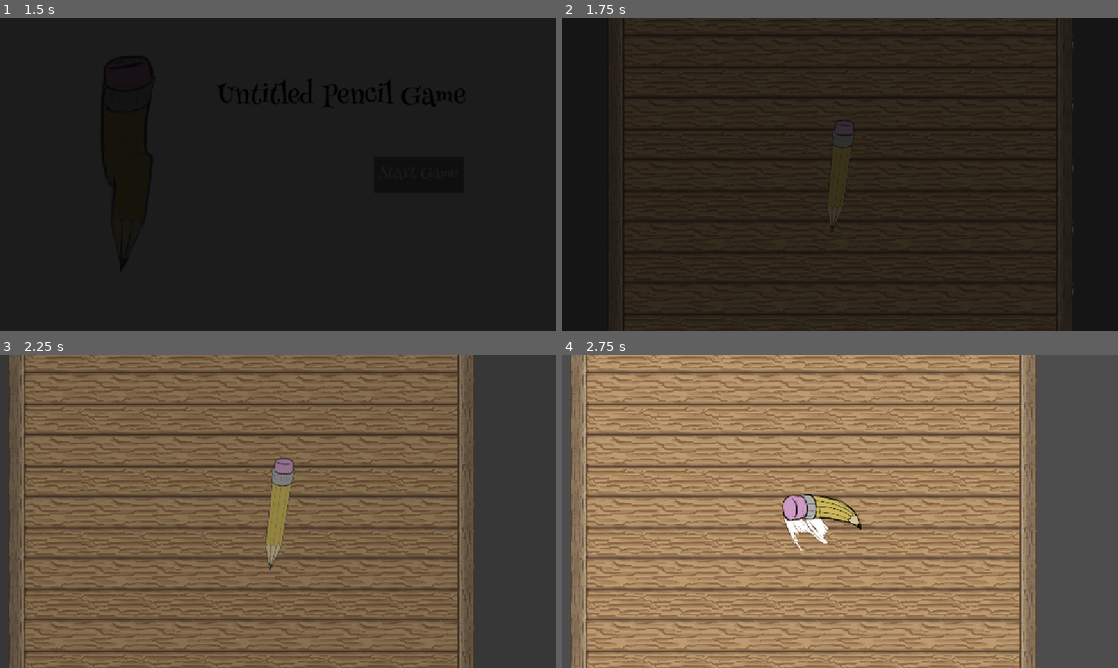
Above: before the commit, frames 1-4 (two rows, left to right).
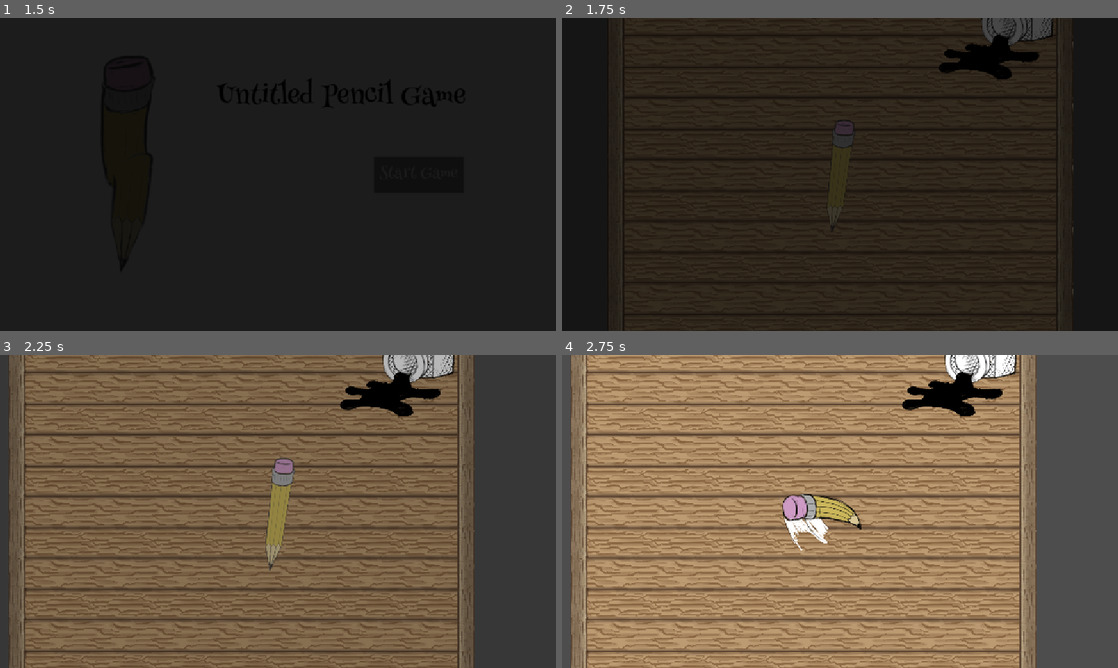
Above: after the commit, the same moments.

Repository: mauro-napsuciale/godot-wild-jam-78
Game: Godot game, scene res://scenes/main.tscn
Two runs of this game, one before a commit and one after it. Both use one fixed random seed, a clock stepped at 60 frames per second and the inputs below.
Inputs:
- Up to frame 1 (1.5 s): click "Start Game" at 0.5 s; click "Start Game" at 1.25 s
- Up to frame 2 (1.75 s): no input
- Up to frame 3 (2.25 s): hold D (move_right) from 2.03 s (still down); tap Space (attack) at 2.1 s
- Up to frame 4 (2.75 s): keep holding D (move_right)

Frame 1 is identical in both runs. In frame 2, 1.8% of the frame differs, in the area x 67-89%, y 0-20%; in frame 3, 2.1%; in frame 4, 2.1%, in the area x 61-82%, y 0-20%.

Commit message:
Curve-based wave/difficultysettings utility set. New assets, singletons for bus-signalling and general rework of previously implemented scenes and scripts

Diff:
--- a/project.godot
+++ b/project.godot
@@ -13,11 +13,12 @@
 config/name="GodotWildJam78"
 config/version="0.0.1"
 run/main_scene="res://scenes/main.tscn"
-config/features=PackedStringArray("4.3", "GL Compatibility")
+config/features=PackedStringArray("4.4", "GL Compatibility")
 config/icon="res://icon.svg"
 
 [autoload]
 
+SignalBus="*res://singletons/signal_bus.gd"
 Utils="*res://singletons/utils.gd"
 AudioManager="*res://singletons/audio_manager.tscn"
 SceneTransition="*res://singletons/scene_transition.tscn"
@@ -27,6 +28,11 @@
 window/size/resizable=false
 window/stretch/mode="canvas_items"
 window/stretch/aspect="keep_width"
+
+[global_group]
+
+enemies=""
+targets="Set of nodes to be targeted by nodes in the \"enemies\" group"
 
 [input]
 
--- a/resources/table_tileset.tres
+++ b/resources/table_tileset.tres
@@ -1,6 +1,6 @@
 [gd_resource type="TileSet" load_steps=3 format=3 uid="uid://ifme4rcnndbc"]
 
-[ext_resource type="Texture2D" uid="uid://c7gl0vauc437m" path="res://assets/img/table_tileset.png" id="1_h8l7e"]
+[ext_resource type="Texture2D" uid="uid://c7gl0vauc437m" path="res://assets/img/tileset_table.png" id="1_h8l7e"]
 
 [sub_resource type="TileSetAtlasSource" id="TileSetAtlasSource_eq2jq"]
 texture = ExtResource("1_h8l7e")
--- /dev/null
+++ b/scenes/characters/enemy.gd
@@ -0,0 +1,68 @@
+extends CharacterBody2D
+
+enum LETTER_CASE {
+	LOWERCASE,
+	UPPERCASE
+}
+
+enum STATE {
+	IDLE,
+	MOVING
+}
+
+@export_range(1.0, 10.0) var move_speed: float = 5.0
+@export_range(5.0, 15.0) var accel_pwr: float = 5.0
+@onready var _label: Label = $Label
+var enemy_letter_case: LETTER_CASE
+
+var _alphabet: PackedStringArray = [
+	"a", "b", "c", "d", "e", "f", "g", "h", "i", "j", "k", "l", "m",
+	"n", "o", "p", "q", "r", "s", "t", "u", "v", "w", "x", "y", "z",
+	"A", "B", "C", "D", "E", "F", "G", "H", "I", "J", "K", "L", "M",
+	"N", "O", "P", "Q", "R", "S", "T", "U", "V", "W", "X", "Y", "Z"
+]
+var _current_state: STATE = STATE.IDLE
+var _target_ref: Node2D
+
+func _ready() -> void:
+	var rand_index: int = randi() % _alphabet.size()
+	_label.text = _alphabet[rand_index]
+	enemy_letter_case = _resolve_letter_case(_alphabet[rand_index])
+	match enemy_letter_case:
+		LETTER_CASE.LOWERCASE:
+			self.accel_pwr *= randf_range(1.0, 1.25)
+		LETTER_CASE.UPPERCASE:
+			self.accel_pwr *= randf_range(1.0, 1.15)
+
+func _process(_delta: float) -> void:
+	if _target_ref == null:
+		_current_state = STATE.IDLE
+		return
+	_current_state = STATE.MOVING
+
+func _physics_process(delta: float) -> void:
+	match(_current_state):
+		STATE.IDLE:
+			_handle_idle_state(delta)
+		STATE.MOVING:
+			_handle_move_state(delta)
+	move_and_slide()
+
+func _handle_idle_state(delta: float):
+	while self.velocity.length() > 0:
+		self.velocity = self.velocity.move_toward(Vector2.ZERO, move_speed * delta * Engine.time_scale)
+	if _target_ref != null:
+		return
+	var available_targets = get_tree().get_nodes_in_group("targets")
+	if available_targets.size() == 0:
+		return
+	_target_ref = available_targets[randi() % available_targets.size()]
+
+func _handle_move_state(delta: float):
+	var direction: Vector2 = (_target_ref.global_position - self.global_position).normalized()
+	self.velocity = direction * pow(move_speed, accel_pwr) * delta * Engine.time_scale
+
+func _resolve_letter_case(letter: String) -> LETTER_CASE:
+	if letter >= "A" and letter <= "Z":
+		return LETTER_CASE.UPPERCASE
+	return LETTER_CASE.LOWERCASE
--- /dev/null
+++ b/scenes/characters/enemy.tscn
@@ -0,0 +1,28 @@
+[gd_scene load_steps=4 format=3 uid="uid://bd12tbhhnsjih"]
+
+[ext_resource type="Script" uid="uid://b8ayh6p032fbg" path="res://scenes/characters/enemy.gd" id="1_6biui"]
+[ext_resource type="Theme" uid="uid://dg7n3e8g2eygt" path="res://resources/default_theme.tres" id="1_25olp"]
+
+[sub_resource type="CircleShape2D" id="CircleShape2D_x6408"]
+radius = 64.0
+
+[node name="Enemy" type="CharacterBody2D" groups=["enemies"]]
+motion_mode = 1
+wall_min_slide_angle = 0.0
+script = ExtResource("1_6biui")
+
+[node name="CollisionShape2D" type="CollisionShape2D" parent="."]
+shape = SubResource("CircleShape2D_x6408")
+
+[node name="Label" type="Label" parent="."]
+offset_left = -65.0
+offset_top = -213.0
+offset_right = 64.0
+offset_bottom = 242.0
+theme = ExtResource("1_25olp")
+theme_override_constants/outline_size = 24
+theme_override_font_sizes/font_size = 256
+text = "o"
+horizontal_alignment = 1
+vertical_alignment = 1
+justification_flags = 0
--- a/scenes/characters/player.gd
+++ b/scenes/characters/player.gd
@@ -20,6 +20,9 @@
 func _input(event: InputEvent) -> void:
 	if event.is_action_released("attack"):
 		_current_state = STATE.ATTACK
+
+func _ready() -> void:
+	Utils.player_node_ref = self
 
 func _process(_delta: float) -> void:
 	_input_vector = _get_move_vector()
--- a/scenes/characters/player.tscn
+++ b/scenes/characters/player.tscn
@@ -1,9 +1,9 @@
 [gd_scene load_steps=11 format=3 uid="uid://dswihecyle341"]
 
-[ext_resource type="Script" path="res://scenes/characters/player.gd" id="1_furah"]
-[ext_resource type="Texture2D" uid="uid://owpn6oipfefw" path="res://assets/img/idle.png" id="1_kwrdv"]
-[ext_resource type="Texture2D" uid="uid://bnivdl466j81j" path="res://assets/img/dash.png" id="2_fwcgw"]
-[ext_resource type="Texture2D" uid="uid://c8nqudir6ylc5" path="res://assets/img/attack.png" id="3_s3w36"]
+[ext_resource type="Script" uid="uid://driniibxfofkf" path="res://scenes/characters/player.gd" id="1_furah"]
+[ext_resource type="Texture2D" uid="uid://owpn6oipfefw" path="res://assets/img/ss_player_idle.png" id="1_kwrdv"]
+[ext_resource type="Texture2D" uid="uid://bnivdl466j81j" path="res://assets/img/ss_player_dash.png" id="2_fwcgw"]
+[ext_resource type="Texture2D" uid="uid://c8nqudir6ylc5" path="res://assets/img/ss_player_attack.png" id="3_s3w36"]
 
 [sub_resource type="CapsuleShape2D" id="CapsuleShape2D_kysy1"]
 radius = 36.0
@@ -221,10 +221,10 @@
 
 [sub_resource type="AnimationLibrary" id="AnimationLibrary_0t58r"]
 _data = {
-"RESET": SubResource("Animation_aotpp"),
-"attack": SubResource("Animation_j5rp3"),
-"dash": SubResource("Animation_8dxjx"),
-"idle": SubResource("Animation_f3nbe")
+&"RESET": SubResource("Animation_aotpp"),
+&"attack": SubResource("Animation_j5rp3"),
+&"dash": SubResource("Animation_8dxjx"),
+&"idle": SubResource("Animation_f3nbe")
 }
 
 [node name="Player" type="CharacterBody2D"]
@@ -244,6 +244,6 @@
 
 [node name="AnimationPlayer" type="AnimationPlayer" parent="."]
 libraries = {
-"": SubResource("AnimationLibrary_0t58r")
+&"": SubResource("AnimationLibrary_0t58r")
 }
 autoplay = "idle"
--- /dev/null
+++ b/scenes/levels/level_config.gd
@@ -0,0 +1,19 @@
+extends Node
+
+@export_group("Wave config")
+@export var current_wave: int
+@export var total_waves: int
+@export_group("Behavior curves")
+@export_subgroup("Spawn behaviors")
+@export var spawn_rate_curve: Curve
+@export var spawn_amount_curve: Curve
+@export_subgroup("Duration behaviors")
+@export var wave_rest_time: Curve
+
+func _unhandled_input(event: InputEvent) -> void:
+	if Input.is_action_just_released("ui_cancel") != true:
+		return
+	_start_level()
+
+func _start_level():
+	SignalBus.on_wave_start.emit()
--- a/scenes/levels/tutorial.tscn
+++ b/scenes/levels/tutorial.tscn
@@ -1,10 +1,31 @@
-[gd_scene load_steps=4 format=4 uid="uid://d0byhtsapxbh0"]
+[gd_scene load_steps=9 format=4 uid="uid://d0byhtsapxbh0"]
 
+[ext_resource type="Script" uid="uid://cjm0jl15plrm5" path="res://scenes/levels/level_config.gd" id="1_1wklo"]
 [ext_resource type="PackedScene" uid="uid://dswihecyle341" path="res://scenes/characters/player.tscn" id="1_6l1v1"]
 [ext_resource type="PackedScene" uid="uid://nm81x7rn3k1b" path="res://scenes/cameras/player_camera.tscn" id="1_8w23q"]
 [ext_resource type="TileSet" uid="uid://ifme4rcnndbc" path="res://resources/table_tileset.tres" id="1_ep8pq"]
+[ext_resource type="PackedScene" uid="uid://cmvmye3fw78rw" path="res://scenes/spawners/enemy_spawner.tscn" id="4_t87u7"]
+
+[sub_resource type="Curve" id="Curve_1wklo"]
+_limits = [0.0, 1.0, 0.0, 5.0]
+_data = [Vector2(0, 1), 0.0, -0.2, 0, 1, Vector2(5, 0), -0.2, 0.0, 1, 0]
+point_count = 2
+
+[sub_resource type="Curve" id="Curve_7ac3l"]
+_data = [Vector2(0, 1), 0.0, 0.0, 0, 1, Vector2(1, 1), 0.0, 0.0, 1, 0]
+point_count = 2
+
+[sub_resource type="Curve" id="Curve_iig34"]
+_limits = [0.0, 1.0, 0.0, 30.0]
+_data = [Vector2(0, 0), 0.0, 0.0333333, 0, 1, Vector2(30, 1), 0.0333333, 0.0, 1, 0]
+point_count = 2
 
 [node name="Tutorial" type="Node2D"]
+script = ExtResource("1_1wklo")
+total_waves = 5
+spawn_rate_curve = SubResource("Curve_1wklo")
+spawn_amount_curve = SubResource("Curve_7ac3l")
+wave_rest_time = SubResource("Curve_iig34")
 
 [node name="Tilemap" type="Node2D" parent="."]
 
@@ -12,6 +33,10 @@
 tile_map_data = PackedByteArray("AAAAAP3/AQABAAEAAAAAAP7/AQABAAEAAAAAAP//AQABAAEAAAABAP3/AQABAAEAAAABAP7/AQABAAEAAAABAP …(944 unchanged characters)…
 tile_set = ExtResource("1_ep8pq")
 
+[node name="EnemySpawner" parent="Tilemap/TileMapLayer" node_paths=PackedStringArray("level_config") instance=ExtResource("4_t87u7")]
+position = Vector2(655, -633)
+level_config = NodePath("../../..")
+
 [node name="Player" parent="." instance=ExtResource("1_6l1v1")]
 
 [node name="PlayerCamera" parent="Player" instance=ExtResource("1_8w23q")]
--- a/scenes/menus/MainMenu.tscn
+++ b/scenes/menus/MainMenu.tscn
@@ -1,8 +1,8 @@
 [gd_scene load_steps=29 format=3 uid="uid://b3eumh70g18qi"]
 
 [ext_resource type="Theme" uid="uid://dg7n3e8g2eygt" path="res://resources/default_theme.tres" id="1_8peq8"]
-[ext_resource type="Script" path="res://scenes/menus/main_menu.gd" id="1_klnp4"]
-[ext_resource type="Texture2D" uid="uid://owpn6oipfefw" path="res://assets/img/idle.png" id="2_ls133"]
+[ext_resource type="Script" uid="uid://c757jnt6ycjdw" path="res://scenes/menus/main_menu.gd" id="1_klnp4"]
+[ext_resource type="Texture2D" uid="uid://owpn6oipfefw" path="res://assets/img/ss_player_idle.png" id="2_ls133"]
 
 [sub_resource type="AtlasTexture" id="AtlasTexture_8dy5o"]
 atlas = ExtResource("2_ls133")
--- /dev/null
+++ b/scenes/spawners/enemy_spawner.gd
@@ -0,0 +1,44 @@
+extends Node2D
+
+@export var enemy_scene: PackedScene
+@export var level_config: Node2D
+
+@onready var _animation_player: AnimationPlayer = $AnimationPlayer
+
+var _spawn_enabled: bool = false
+var _spawning: bool = false
+var _current_amount: int = 0
+var _current_wave: int = 0
+
+func _ready() -> void:
+	SignalBus.on_wave_start.connect(_on_wave_start)
+	SignalBus.on_wave_end.connect(_on_wave_end)
+
+func _process(delta: float) -> void:
+	if _spawn_enabled == false or _spawning == true:
+		return
+	_spawning = true
+	var to_wait = level_config.spawn_rate_curve.sample(float(_current_wave))
+	var timer = get_tree().create_timer(to_wait)
+	await timer.timeout
+	prints('waited', to_wait)
+	spawn_enemies()
+	_spawning = false
+
+func spawn_enemies():
+	if enemy_scene == null:
+		printerr("Enemy scene was not set for spawner " + self.name)
+		return
+	for enemy in _current_amount:
+		var new_enemy = enemy_scene.instantiate()
+		add_child(new_enemy)
+		new_enemy.global_position = self.global_position
+
+func _on_wave_start():
+	_current_wave = level_config.current_wave
+	_current_amount = floori(level_config.spawn_amount_curve.sample(level_config.current_wave))
+	_spawn_enabled = true
+	prints(_current_wave, _current_amount)
+
+func _on_wave_end():
+	_spawn_enabled = false
--- /dev/null
+++ b/scenes/spawners/enemy_spawner.tscn
@@ -0,0 +1,169 @@
+[gd_scene load_steps=8 format=3 uid="uid://cmvmye3fw78rw"]
+
+[ext_resource type="Script" uid="uid://bvymmayc16okf" path="res://scenes/spawners/enemy_spawner.gd" id="1_cl35m"]
+[ext_resource type="Texture2D" uid="uid://q5hss32bqceq" path="res://assets/img/tint_drop.png" id="1_kaoel"]
+[ext_resource type="PackedScene" uid="uid://bd12tbhhnsjih" path="res://scenes/characters/enemy.tscn" id="2_bt4t2"]
+
+[sub_resource type="Animation" id="Animation_73vjw"]
+length = 0.500004
+step = 0.0416667
+tracks/0/type = "value"
+tracks/0/imported = false
+tracks/0/enabled = true
+tracks/0/path = NodePath("Sprite2D:texture")
+tracks/0/interp = 1
+tracks/0/loop_wrap = true
+tracks/0/keys = {
+"times": PackedFloat32Array(0),
+"transitions": PackedFloat32Array(1),
+"update": 1,
+"values": [ExtResource("1_kaoel")]
+}
+tracks/1/type = "value"
+tracks/1/imported = false
+tracks/1/enabled = true
+tracks/1/path = NodePath("Sprite2D:scale")
+tracks/1/interp = 1
+tracks/1/loop_wrap = true
+tracks/1/keys = {
+"times": PackedFloat32Array(0),
+"transitions": PackedFloat32Array(1),
+"update": 0,
+"values": [Vector2(1, 1)]
+}
+tracks/2/type = "value"
+tracks/2/imported = false
+tracks/2/enabled = true
+tracks/2/path = NodePath("Sprite2D:position")
+tracks/2/interp = 1
+tracks/2/loop_wrap = true
+tracks/2/keys = {
+"times": PackedFloat32Array(0),
+"transitions": PackedFloat32Array(1),
+"update": 0,
+"values": [Vector2(0, 0)]
+}
+tracks/3/type = "value"
+tracks/3/imported = false
+tracks/3/enabled = true
+tracks/3/path = NodePath("Sprite2D:rotation")
+tracks/3/interp = 1
+tracks/3/loop_wrap = true
+tracks/3/keys = {
+"times": PackedFloat32Array(0),
+"transitions": PackedFloat32Array(1),
+"update": 0,
+"values": [0.0]
+}
+
+[sub_resource type="Animation" id="Animation_2g48g"]
+resource_name = "idle"
+tracks/0/type = "value"
+tracks/0/imported = false
+tracks/0/enabled = true
+tracks/0/path = NodePath("Sprite2D:texture")
+tracks/0/interp = 1
+tracks/0/loop_wrap = true
+tracks/0/keys = {
+"times": PackedFloat32Array(0),
+"transitions": PackedFloat32Array(1),
+"update": 1,
+"values": [ExtResource("1_kaoel")]
+}
+tracks/1/type = "value"
+tracks/1/imported = false
+tracks/1/enabled = true
+tracks/1/path = NodePath("Sprite2D:scale")
+tracks/1/interp = 1
+tracks/1/loop_wrap = true
+tracks/1/keys = {
+"times": PackedFloat32Array(0),
+"transitions": PackedFloat32Array(1),
+"update": 0,
+"values": [Vector2(1, 1)]
+}
+tracks/2/type = "value"
+tracks/2/imported = false
+tracks/2/enabled = true
+tracks/2/path = NodePath("Sprite2D:position")
+tracks/2/interp = 1
+tracks/2/loop_wrap = true
+tracks/2/keys = {
+"times": PackedFloat32Array(0),
+"transitions": PackedFloat32Array(1),
+"update": 0,
+"values": [Vector2(0, 0)]
+}
+tracks/3/type = "value"
+tracks/3/imported = false
+tracks/3/enabled = true
+tracks/3/path = NodePath("Sprite2D:rotation")
+tracks/3/interp = 1
+tracks/3/loop_wrap = true
+tracks/3/keys = {
+"times": PackedFloat32Array(0),
+"transitions": PackedFloat32Array(1),
+"update": 0,
+"values": [0.0]
+}
+
+[sub_resource type="Animation" id="Animation_5wl2u"]
+resource_name = "spawn"
+length = 1.00001
+step = 0.0833333
+tracks/0/type = "value"
+tracks/0/imported = false
+tracks/0/enabled = true
+tracks/0/path = NodePath("Sprite2D:position")
+tracks/0/interp = 1
+tracks/0/loop_wrap = true
+tracks/0/keys = {
+"times": PackedFloat32Array(0, 0.166667, 0.25, 0.333333, 1),
+"transitions": PackedFloat32Array(1, 1, 1, 1, 1),
+"update": 0,
+"values": [Vector2(0, 0), Vector2(0, 64), Vector2(0, 0), Vector2(0, -32), Vector2(0, 0)]
+}
+tracks/1/type = "value"
+tracks/1/imported = false
+tracks/1/enabled = true
+tracks/1/path = NodePath("Sprite2D:rotation")
+tracks/1/interp = 1
+tracks/1/loop_wrap = true
+tracks/1/keys = {
+"times": PackedFloat32Array(0, 0.166667, 0.25, 0.333333, 1),
+"transitions": PackedFloat32Array(1, 1, 1, 1, 1),
+"update": 0,
+"values": [0.0, -0.279253, 0.0, 0.279253, 0.0]
+}
+tracks/2/type = "value"
+tracks/2/imported = false
+tracks/2/enabled = true
+tracks/2/path = NodePath("Sprite2D:scale")
+tracks/2/interp = 1
+tracks/2/loop_wrap = true
+tracks/2/keys = {
+"times": PackedFloat32Array(0, 0.166667, 0.25, 0.333333, 1),
+"transitions": PackedFloat32Array(1, 1, 1, 1, 1),
+"update": 0,
+"values": [Vector2(1, 1), Vector2(0.5, 0.5), Vector2(1, 1), Vector2(1.25, 1.25), Vector2(1, 1)]
+}
+
+[sub_resource type="AnimationLibrary" id="AnimationLibrary_r0ha5"]
+_data = {
+&"RESET": SubResource("Animation_73vjw"),
+&"idle": SubResource("Animation_2g48g"),
+&"spawn": SubResource("Animation_5wl2u")
+}
+
+[node name="EnemySpawner" type="Node2D"]
+script = ExtResource("1_cl35m")
+enemy_scene = ExtResource("2_bt4t2")
+
+[node name="Sprite2D" type="Sprite2D" parent="."]
+texture = ExtResource("1_kaoel")
+
+[node name="AnimationPlayer" type="AnimationPlayer" parent="."]
+libraries = {
+&"": SubResource("AnimationLibrary_r0ha5")
+}
+autoplay = "idle"
--- /dev/null
+++ b/singletons/signal_bus.gd
@@ -0,0 +1,11 @@
+extends Node
+
+signal on_enemy_spawn_enabled
+signal on_enemy_spawn_disabled
+signal on_player_death
+signal on_player_damage_received
+signal on_level_config_changed
+signal on_level_goal_achieved
+signal on_level_goal_failed
+signal on_wave_start
+signal on_wave_end
--- a/singletons/utils.gd
+++ b/singletons/utils.gd
@@ -3,6 +3,8 @@
 @export_group("Slow motion settings")
 @export_range(0.0, 1.0) var slow_motion_defualt_timescale = 0.25
 @export_range(0.01, 1.0) var slow_motion_default_duration = 0.25
+
+var player_node_ref: Node2D
 
 func slow_motion(duration: float = slow_motion_default_duration, time_scale: float = slow_motion_defualt_timescale):
 	Engine.time_scale = time_scale
Not shown, changed: assets/fonts/HennyPenny-Regular.ttf.import
Binary file added: assets/img/manuscript.png
Not shown, changed: assets/img/manuscript.png.import
Binary file added: assets/img/ss_enemies_eyes.png
Not shown, added: assets/img/ss_enemies_eyes.png.import
Binary file added: assets/img/ss_level_obstacles.png
Not shown, changed: assets/img/ss_level_obstacles.png.import
Binary file added: assets/img/ss_particles.png
Not shown, added: assets/img/ss_particles.png.import
Renamed: assets/img/attack.png -> assets/img/ss_player_attack.png
Not shown, changed: assets/img/ss_player_attack.png.import
Renamed: assets/img/dash.png -> assets/img/ss_player_dash.png
(and 24 more such lines)
